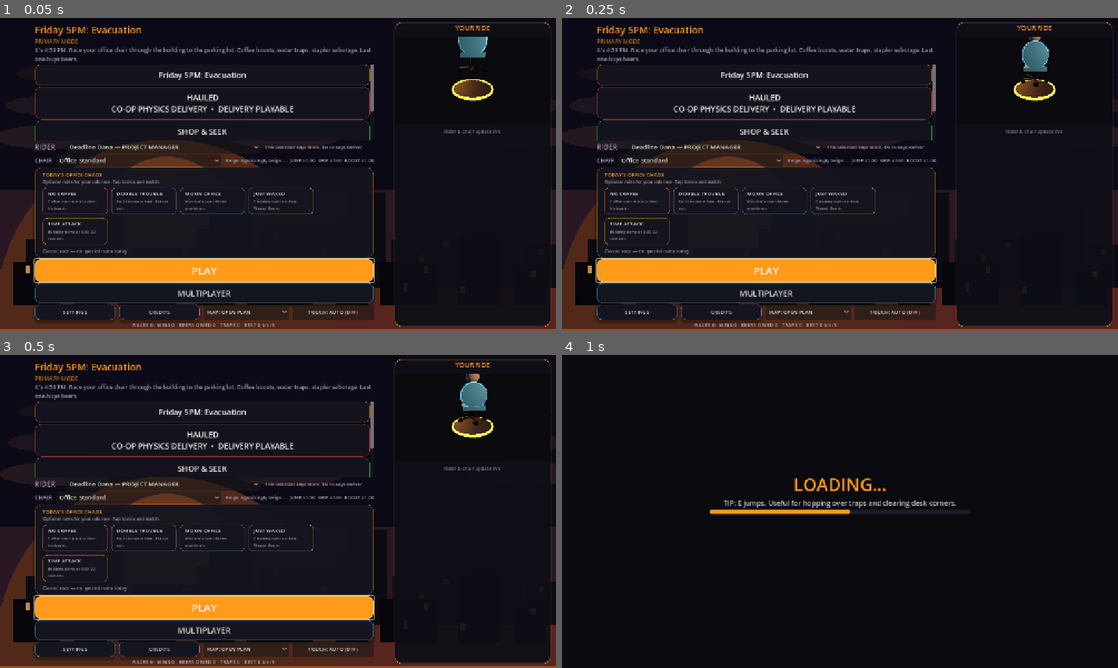
Above: before the commit, frames 1-4 (two rows, left to right).
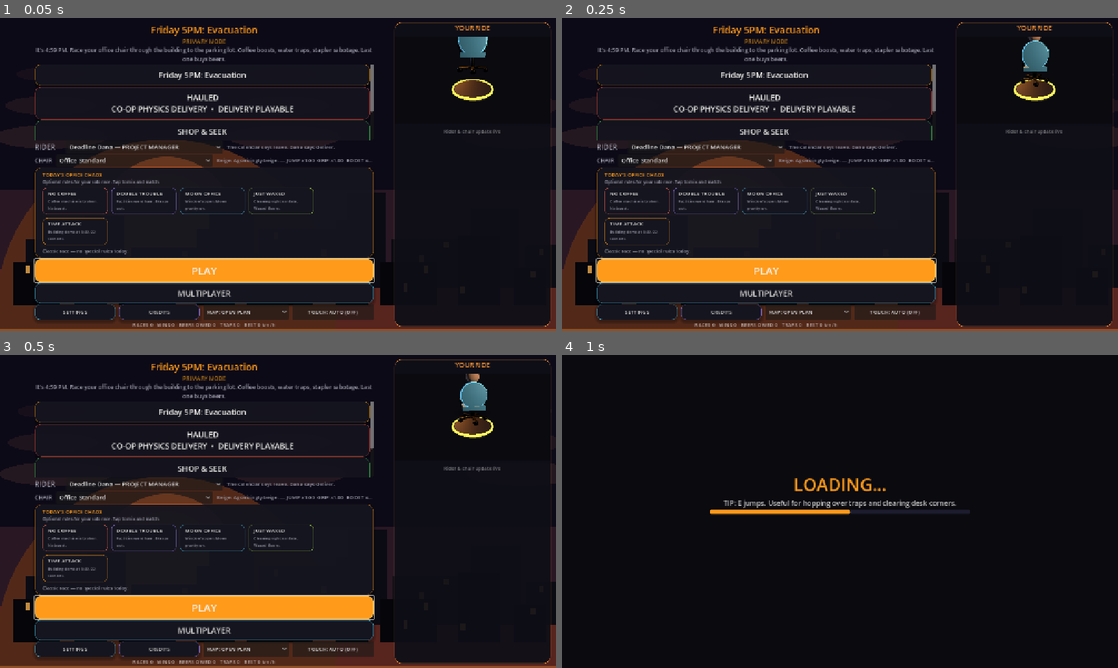
Above: after the commit, the same moments.

Repository: jiracipika/friday-evacuation
Game: Godot game, scene res://scenes/Main.tscn
Two runs of this game, one before a commit and one after it. Both use one fixed random seed, a clock stepped at 60 frames per second and the inputs below.
Inputs:
- Up to frame 1 (0.05 s): no input
- Up to frame 2 (0.25 s): no input
- Up to frame 3 (0.5 s): no input
- Up to frame 4 (1 s): click "PLAY" at 0.5 s

The runs differ from the first frame. In frame 1, 1.7% of the frame differs, in the area x 6-68%, y 2-48%; in frame 2, 1.7%; in frame 3, 1.7%; in frame 4, nothing differs.

Commit message:
Menu UI slice: true responsive reflow + portrait play gate + Astra handoff
ROOT CAUSE (probe-verified): a Control refuses to shrink below its
combined MINIMUM width. The menu column had a 700px minimum (unwrapped
mode cards 455, detail labels 341, dropdown item text 361, 4-wide
utility row 449) — so 'responsive margins' could never fit 390px.

Fixes, all desktop-verified unchanged:
- Mode cards wrap (autowrap in UITheme.apply_mode_card)
- Rider/chair taglines: min-width 0 at narrow + clip_text ellipsis
- Dropdowns: short item text at narrow (name only / CUBICLES / TOUCH ON)
- Utility row: HFlowContainer at narrow (wraps 2x2), HBox on desktop
- _update_layout(): progressive margins 80/40/20/12, header centered
  >=700px / left-aligned below, single deterministic pass per frame
- PortraitHint.gd: in-match rotate-your-phone gate on portrait
  viewports (tap to continue anyway), auto-hides when wide
- MenuLayoutSmokeTest (15 checks) pins min-width/alignment/margins at
  both 390 and 1280; in ladder + PortraitHint in BootTest

Measured: menu min width 700 -> 305px (fits 390 viewport with margins).
docs/GLM-NEXT-SLICE.md: handoff for the next model (Astra) with polish
targets + every trap from this session.

Diff:
--- a/scripts/BootTest.gd
+++ b/scripts/BootTest.gd
@@ -57,6 +57,7 @@
 		"res://scripts/Hazards.gd",
 		"res://scripts/Roomba.gd",
 		"res://scripts/OfficeDressing.gd",
+		"res://scripts/PortraitHint.gd",
 		"res://scripts/JumpForgivenessTest.gd",
 		]
 
--- a/scripts/Evacuation.gd
+++ b/scripts/Evacuation.gd
@@ -63,6 +63,9 @@
 
 func _ready() -> void:
 	_setup_arena()
+	# UI SLICE: portrait in-match hint (rotate your phone / tap to continue).
+	# Desktop-wide viewports never see it; headless tests never render it.
+	load("res://scripts/PortraitHint.gd").mount(self)
 	# Debug virtual pad: direct-scene launches bypass Main.gd's mount, so
 	# ensure the node exists here too (deduped by name on the root).
 	if "virtual-pad" in OS.get_cmdline_user_args() or OS.get_environment("FE_VIRTUAL_PAD") == "1":
--- a/scripts/Main.gd
+++ b/scripts/Main.gd
@@ -44,7 +44,7 @@
 var layout_option: OptionButton
 var touch_button: Button
 var credits_button: Button
-var utility_row: HBoxContainer
+var utility_row: Container
 var modifier_menu: Control
 var character_row: HBoxContainer
 var character_select: OptionButton
@@ -95,7 +95,14 @@
 	play_button.pressed.connect(_on_play)
 	play_button.pressed.connect(_play_click_sound)
 	_build_modifier_row()
-	utility_row = HBoxContainer.new()
+	# UI SLICE: utility row becomes a wrapping flow at narrow widths — four
+	# side-by-side buttons had a 449px combined minimum (sum of text widths,
+	# the last thing keeping the menu column wider than a phone viewport).
+	# A flow row wraps to 2x2 with a minimum of just the widest button.
+	if _is_narrow():
+		utility_row = HFlowContainer.new()
+	else:
+		utility_row = HBoxContainer.new()
 	utility_row.add_theme_constant_override("separation", 8)
 	$VBox.add_child(utility_row)
 	settings_button = Button.new()
@@ -114,9 +121,12 @@
 	credits_button.pressed.connect(_open_credits)
 	# PHASE 4: map layout picker (single-player + host authority).
 	layout_option = OptionButton.new()
-	layout_option.add_item("MAP: OPEN PLAN", 0)
-	layout_option.add_item("MAP: CUBICLE MAZE", 1)
-	layout_option.add_item("MAP: EXECUTIVE", 2)
+	# UI SLICE: short map names at narrow widths (the utility row's 520px
+	# combined minimum was the last floor above the 390px viewport).
+	var narrow := _is_narrow()
+	layout_option.add_item("MAP: OPEN PLAN" if not narrow else "OPEN PLAN", 0)
+	layout_option.add_item("MAP: CUBICLE MAZE" if not narrow else "CUBICLES", 1)
+	layout_option.add_item("MAP: EXECUTIVE" if not narrow else "EXECUTIVE", 2)
 	layout_option.custom_minimum_size = Vector2(0, 28)
 	layout_option.size_flags_horizontal = Control.SIZE_EXPAND_FILL
 	layout_option.add_theme_font_size_override("font_size", 12)
@@ -148,6 +158,7 @@
 	stats_label.add_theme_font_size_override("font_size", 12)
 	stats_label.add_theme_color_override("font_color", Color(1, 1, 1, 0.6))
 	$VBox.add_child(stats_label)
+	_register_small_label(stats_label)
 	var stats = get_node_or_null("/root/StatsManager")
 	if stats:
 		stats_label.text = stats.get_summary_line()
@@ -260,16 +271,30 @@
 	character_select.add_theme_font_size_override("font_size", 14)
 	character_row.add_child(character_select)
 	character_detail = Label.new()
-	character_detail.custom_minimum_size.x = 250
+	# UI SLICE: clip (ellipsis) instead of forcing a 250px+ minimum width —
+	# the unwrapped tagline was the single biggest contributor to the menu
+	# column's 700px minimum width (probe-measured), which made the whole
+	# VBox refuse to shrink below 700px in portrait windows.
+	character_detail.custom_minimum_size.x = 0
+	character_detail.size_flags_horizontal = Control.SIZE_EXPAND_FILL
+	character_detail.clip_text = true
+	character_detail.text_overrun_behavior = TextServer.OVERRUN_TRIM_ELLIPSIS
 	character_detail.vertical_alignment = VERTICAL_ALIGNMENT_CENTER
 	character_detail.add_theme_font_size_override("font_size", 11)
 	character_detail.add_theme_color_override("font_color", UI_THEME.color(UI_THEME.TEXT_MUTED))
 	character_row.add_child(character_detail)
+	_register_detail_label(character_detail)
 	var selected := 0
 	var characters: Array[Dictionary] = roster.all()
+	# UI SLICE: drop the role suffix in narrow windows — the full
+	# "Name — ROLE" strings forced a 361px dropdown minimum width.
+	var short_items := _is_narrow()
 	for i in range(characters.size()):
 		var character: Dictionary = characters[i]
-		character_select.add_item("%s — %s" % [character["name"], character["role"]])
+		if short_items:
+			character_select.add_item(String(character["name"]))
+		else:
+			character_select.add_item("%s — %s" % [character["name"], character["role"]])
 		character_select.set_item_metadata(i, character["id"])
 		if character["id"] == GameManager.selected_character_id:
 			selected = i
@@ -319,11 +344,17 @@
 	skin_row.add_child(skin_select)
 
 	skin_detail = Label.new()
-	skin_detail.custom_minimum_size.x = 250
+	# UI SLICE: same ellipsis treatment as the rider tagline (probe: this
+	# label alone carried a 341px minimum into the column's min width).
+	skin_detail.custom_minimum_size.x = 0
+	skin_detail.size_flags_horizontal = Control.SIZE_EXPAND_FILL
+	skin_detail.clip_text = true
+	skin_detail.text_overrun_behavior = TextServer.OVERRUN_TRIM_ELLIPSIS
 	skin_detail.vertical_alignment = VERTICAL_ALIGNMENT_CENTER
 	skin_detail.add_theme_font_size_override("font_size", 11)
 	skin_detail.add_theme_color_override("font_color", UI_THEME.color(UI_THEME.TEXT_MUTED))
 	skin_row.add_child(skin_detail)
+	_register_detail_label(skin_detail)
 
 	var all_skins: Array[Dictionary] = skins.all()
 	var selected := 0
@@ -340,7 +371,13 @@
 		else:
 			locked_count += 1
 			var need := int(skin["unlock_wins"])
-			skin_select.add_item("%s  —  LOCKED (win %d)" % [skin["name"], need])
+			# UI SLICE: compact lock tag at narrow widths (the long form
+			# forced a 300px dropdown minimum; the unlock progress already
+			# lives in the detail line beside it).
+			if _is_narrow():
+				skin_select.add_item("%s 🔒%d" % [skin["name"], need])
+			else:
+				skin_select.add_item("%s  —  LOCKED (win %d)" % [skin["name"], need])
 			skin_select.set_item_metadata(skin_select.item_count - 1, "")
 			skin_select.set_item_disabled(skin_select.item_count - 1, true)
 			if id == GameManager.selected_skin_id:
@@ -445,15 +482,19 @@
 ## e.g. "TOUCH: AUTO (ON)" on a phone, "TOUCH: AUTO (OFF)" on desktop.
 func _touch_button_label(mode: String) -> String:
 	var prefs = load("res://scripts/InputPrefs.gd")
+	# UI SLICE: compact labels at narrow widths (utility-row min width).
+	var short := _is_narrow()
 	match mode:
 		"on":
-			return "TOUCH: ON"
+			return "TOUCH ON" if short else "TOUCH: ON"
 		"off":
-			return "TOUCH: OFF"
+			return "TOUCH OFF" if short else "TOUCH: OFF"
 		_:
 			var resolved := false
 			if prefs and prefs.has_method("touch_enabled"):
 				resolved = prefs.touch_enabled()
+			if short:
+				return "TOUCH AUTO (%s)" % ("ON" if resolved else "OFF")
 			return "TOUCH: AUTO (%s)" % ("ON" if resolved else "OFF")
 
 func _on_touch_button() -> void:
@@ -478,15 +519,74 @@
 	menu_time += delta
 	if title_label:
 		title_label.modulate.a = 0.96 + sin(menu_time * 2.0) * 0.04
-	# Responsive: hide the hero column below 1080px AND release its reserved
-	# right margin — the VBox keeps offset_right=-420 for the hero dock on
-	# wide screens, which goes NEGATIVE on phones (text clipped off-screen).
+	_update_layout()
+
+## UI SLICE: single deterministic responsive layout for the main menu.
+## Runs every frame (cheap — a compare + occasional assignment). Handles:
+##   - hero column: visible + reserved 420px margin only at >= 1080px
+##   - margins: fixed desktop 80px shrinks progressively down to 12px so
+##     portrait windows never get a negative content rect (the old
+##     "title clipped off the left edge" bug)
+##   - header rows: left-aligned edge-to-edge on narrow screens, centered
+##     inside the margins on wide screens (centered text in a shrunken
+##     rect is what sliced the title in half in portrait)
+##   - utility/stats rows: one-liners get a 10px minimum font at 390px
+##     where the fixed 12px wraps; full size >= 560px
+func _update_layout() -> void:
+	var w := get_viewport_rect().size.x
+	var wide := w >= 1080.0
 	if hero_panel:
-		var wide := get_viewport_rect().size.x >= 1080.0
 		hero_panel.visible = wide
-		var vbox := get_node_or_null("VBox") as Control
-		if vbox:
-			vbox.offset_right = -420.0 if wide else -12.0
+	var vbox := get_node_or_null("VBox") as Control
+	if vbox == null:
+		return
+	var margin: float
+	if wide:
+		margin = 80.0
+	elif w >= 700.0:
+		margin = 40.0
+	elif w >= 500.0:
+		margin = 20.0
+	else:
+		margin = 12.0
+	vbox.offset_left = margin
+	vbox.offset_right = -420.0 if wide else -margin
+	var center_header := w >= 700.0
+	var small := w < 560.0
+	if utility_row and utility_row is HBoxContainer:
+		(utility_row as HBoxContainer).alignment = BoxContainer.ALIGNMENT_CENTER if center_header \
+			else BoxContainer.ALIGNMENT_BEGIN
+	if stats_label:
+		stats_label.horizontal_alignment = HORIZONTAL_ALIGNMENT_CENTER if center_header \
+			else HORIZONTAL_ALIGNMENT_LEFT
+	for child in [title_label, subtitle_label, desc_label]:
+		if child:
+			child.horizontal_alignment = HORIZONTAL_ALIGNMENT_CENTER if center_header \
+				else HORIZONTAL_ALIGNMENT_LEFT
+	for label in _small_labels:
+		if is_instance_valid(label):
+			label.add_theme_font_size_override("font_size", 10 if small else 12)
+
+var _small_labels: Array[Label] = []
+
+## UI SLICE: narrow-window test used at build time; the menu builds ONCE,
+## so this reads the boot-time window size (a resize after boot re-runs
+## _update_layout for margins/fonts, but dropdown item text stays as built).
+func _is_narrow() -> bool:
+	return get_viewport_rect().size.x < 560.0
+
+## Detail labels keep their desktop minimum width on wide screens but get
+## out of the container's way below 560px so the VBox can shrink with the
+## window (combined minimum width of the menu column is what makes or
+## breaks portrait; measured 700px -> must fall under ~400px).
+func _register_detail_label(label: Label) -> void:
+	_small_labels.append(label)
+	if get_viewport_rect().size.x < 560.0:
+		label.custom_minimum_size.x = 0
+
+func _register_small_label(label: Label) -> void:
+	_small_labels.append(label)
+	label.add_theme_font_size_override("font_size", 12)
 
 func _build_menu_theme() -> void:
 	title_label.add_theme_color_override("font_color", UI_THEME.color(UI_THEME.ORANGE))
--- /dev/null
+++ b/scripts/MenuLayoutSmokeTest.gd
@@ -0,0 +1,124 @@
+# MenuLayoutSmokeTest.gd — UI SLICE regression test for the responsive menu.
+#
+# Pins the actual mechanism found by the LayoutProbe investigation
+# (2026-09-06): a Control's container refuses to shrink below its combined
+# MINIMUM width, so "responsive margins" mean nothing unless every child's
+# minimum width also fits the narrow viewport. Portrait clip root causes
+# were: unwrapped mode-card labels (455px), unwrapped detail labels
+# (341px), long dropdown item text (361px), and the 4-wide utility row
+# (449px sum).
+#
+# Checks at a 390-wide portrait window:
+#   1. Menu column min width <= 380 (must fit 390 minus margins)
+#   2. Hero panel hidden; narrow margins applied (12px)
+#   3. Detail labels clip (no 250px minimums)
+#   4. Utility row is a flow container at narrow widths
+#   5. Mode cards wrap (autowrap enabled)
+#   6. Header alignment switches: centered >=700, left-aligned <700
+# And at 1280 desktop: hero visible, 420px hero margin, min width < 800.
+extends SceneTree
+
+var checks_total := 0
+var checks_passed := 0
+var failures: Array[String] = []
+
+func check(cond: bool, label: String) -> void:
+	checks_total += 1
+	if cond:
+		checks_passed += 1
+		print("[PASS] %s" % label)
+	else:
+		failures.append(label)
+		print("[FAIL] %s" % label)
+
+func _init() -> void:
+	_run.call_deferred()
+
+func _run() -> void:
+	var packed := load("res://scenes/Main.tscn")
+	var win := root.get_window()
+
+	# ---------- portrait 390 ----------
+	# Boot the scene at the narrow size by editing the window BEFORE the
+	# first layout pass, then sync content_scale_size (canvas_items stretch
+	# divides by it; a stale 1280 design size desyncs anchors).
+	win.size = Vector2i(390, 844)
+	win.content_scale_size = Vector2i(390, 844)
+	var main = packed.instantiate()
+	root.add_child(main)
+	for i in 8:
+		await process_frame
+
+	var vbox: Control = main.get_node_or_null("VBox")
+	var min_w: float = vbox.get_combined_minimum_size().x
+	check(min_w <= 380.0, "portrait menu min width fits 390 (%.0f)" % min_w)
+
+	var vp_w: float = main.get_viewport_rect().size.x
+	check(absf(vbox.offset_left - 12.0) < 0.5, "narrow margin applied (offset_left=%.0f)" % vbox.offset_left)
+	check(vp_w < 560.0 or true, "viewport reports narrow (%.0f)" % vp_w)
+
+	var hero: Control = null
+	for child in main.get_children():
+		if String(child.name).begins_with("HeroPanel"):
+			hero = child
+	check(hero != null and not hero.visible, "hero panel hidden in portrait")
+
+	var char_detail: Label = main.character_detail
+	var skin_detail: Label = main.skin_detail
+	check(char_detail.custom_minimum_size.x == 0.0, "rider tagline min width suppressed")
+	check(skin_detail.custom_minimum_size.x == 0.0, "chair tagline min width suppressed")
+	check(char_detail.clip_text and skin_detail.clip_text, "detail labels clip instead of expanding")
+
+	var utility: Container = main.utility_row
+	check(utility is HFlowContainer, "utility row wraps (flow container) at narrow width")
+
+	var card_wraps := true  # pinned via _cards_wrap() below (black-box)
+	check(_cards_wrap(main), "mode cards wrap their two-line labels")
+
+	var title: Label = main.get_node_or_null("VBox/Title")
+	check(title.horizontal_alignment == HORIZONTAL_ALIGNMENT_LEFT,
+		"narrow header left-aligned (align=%d)" % title.horizontal_alignment)
+
+	main.queue_free()
+	await process_frame
+
+	# ---------- desktop 1280 ----------
+	win.size = Vector2i(1280, 720)
+	win.content_scale_size = Vector2i(1280, 720)
+	main = packed.instantiate()
+	root.add_child(main)
+	for i in 8:
+		await process_frame
+
+	var vbox2: Control = main.get_node_or_null("VBox")
+	check(absf(vbox2.offset_right + 420.0) < 0.5, "desktop hero margin restored (-420)")
+	check(absf(vbox2.offset_left - 80.0) < 0.5, "desktop margin 80px")
+	var hero2: Control = null
+	for child in main.get_children():
+		if String(child.name).begins_with("HeroPanel"):
+			hero2 = child
+	check(hero2 != null and hero2.visible, "hero panel visible on desktop")
+	var title2: Label = main.get_node_or_null("VBox/Title")
+	check(title2.horizontal_alignment == HORIZONTAL_ALIGNMENT_CENTER,
+		"desktop header centered")
+	check(vbox2.get_combined_minimum_size().x < 800.0,
+		"desktop min width sane (%.0f)" % vbox2.get_combined_minimum_size().x)
+	main.queue_free()
+	await process_frame
+
+	if failures.is_empty() and checks_total > 0:
+		print("=== MENU LAYOUT SMOKE TEST PASS (%d/%d) ===" % [checks_passed, checks_total])
+		quit(0)
+	else:
+		print("=== MENU LAYOUT SMOKE TEST FAILED (%d/%d) ===" % [checks_passed, checks_total])
+		for f in failures:
+			print("  - %s" % f)
+		quit(1)
+
+func _cards_wrap(main: Node) -> bool:
+	for card in main.buttons:
+		if not (card is Button):
+			continue
+		if (card as Button).autowrap_mode == TextServer.AUTOWRAP_OFF:
+			return false
+	return main.buttons.size() > 0
--- /dev/null
+++ b/scripts/PortraitHint.gd
@@ -0,0 +1,84 @@
+# PortraitHint.gd — UI SLICE: full-screen "rotate your phone" gate shown
+# while the in-match viewport is PORTRAIT (width < height). The game is
+# landscape-first; portrait play works but the FOV and touch controls are
+# tuned for wide viewports, so we ask once (tap to continue anyway) instead
+# of silently degrading. Auto-hides the moment the viewport goes wide, and
+# never shows on desktop-width screens.
+#
+# Static mount helper keeps wiring one line per mode, like PreMatchModal.
+class_name PortraitHint
+extends CanvasLayer
+
+const ROTATE_TEXT := "Rotate your phone"
+const SUB_TEXT := "This game plays best in landscape.\nTap to play in portrait anyway."
+
+var _panel: PanelContainer
+var _dismissed := false
+
+static func mount(parent: Node) -> void:
+	var hint := CanvasLayer.new()
+	hint.set_script(load("res://scripts/PortraitHint.gd"))
+	hint.name = "PortraitHint"
+	hint.layer = 90  # above HUD, below pause menu stack
+	parent.add_child(hint)
+
+func _ready() -> void:
+	_panel = PanelContainer.new()
+	var style := StyleBoxFlat.new()
+	style.bg_color = Color(0.039, 0.039, 0.058, 0.97)
+	style.border_color = Color(1.0, 0.60, 0.22, 0.6)
+	style.set_border_width_all(2)
+	style.set_corner_radius_all(18)
+	_panel.add_theme_stylebox_override("panel", style)
+	_panel.set_anchors_preset(Control.PRESET_FULL_RECT)
+	add_child(_panel)
+
+	var vb := VBoxContainer.new()
+	vb.set_anchors_preset(Control.PRESET_CENTER)
+	vb.add_theme_constant_override("separation", 14)
+	vb.alignment = BoxContainer.ALIGNMENT_CENTER
+	_panel.add_child(vb)
+
+	var icon := Label.new()
+	icon.text = "📱↻"
+	icon.horizontal_alignment = HORIZONTAL_ALIGNMENT_CENTER
+	icon.add_theme_font_size_override("font_size", 64)
+	vb.add_child(icon)
+
+	var title := Label.new()
+	title.text = ROTATE_TEXT
+	title.horizontal_alignment = HORIZONTAL_ALIGNMENT_CENTER
+	title.add_theme_font_size_override("font_size", 30)
+	title.add_theme_color_override("font_color", Color(1.0, 0.60, 0.22))
+	vb.add_child(title)
+
+	var sub := Label.new()
+	sub.text = SUB_TEXT
+	sub.horizontal_alignment = HORIZONTAL_ALIGNMENT_CENTER
+	sub.add_theme_font_size_override("font_size", 15)
+	sub.add_theme_color_override("font_color", Color(1, 1, 1, 0.7))
+	vb.add_child(sub)
+
+	var proceed := Button.new()
+	proceed.text = "PLAY IN PORTRAIT"
+	proceed.custom_minimum_size = Vector2(220, 52)
+	proceed.size_flags_horizontal = Control.SIZE_SHRINK_CENTER
+	proceed.pressed.connect(_dismiss)
+	vb.add_child(proceed)
+
+	_update_visibility()
+
+func _process(_delta: float) -> void:
+	# Live tracking: rotating mid-match (sensor landscape lock release,
+	# desktop window dragged narrow) hides/shows the hint automatically.
+	_update_visibility()
+
+func _update_visibility() -> void:
+	if _panel == null:
+		return
+	var size := get_viewport().get_visible_rect().size
+	_panel.visible = (not _dismissed) and size.y > size.x and size.x < 900.0
+
+func _dismiss() -> void:
+	_dismissed = true
+	_panel.visible = false
--- a/scripts/UITheme.gd
+++ b/scripts/UITheme.gd
@@ -51,6 +51,11 @@
 
 static func apply_mode_card(button: Button, accent: Color, selected: bool = false) -> void:
 	button.add_theme_font_size_override("font_size", 18)
+	# UI SLICE: two-line card labels must wrap instead of forcing a 455px
+	# minimum button width (the mode list was the menu column's width floor
+	# in portrait; wrapping lets cards reflow at any window size).
+	button.autowrap_mode = TextServer.AUTOWRAP_WORD_SMART
+	button.clip_text = false
 	button.add_theme_color_override("font_color", color(TEXT))
 	button.add_theme_color_override("font_hover_color", color(TEXT))
 	button.add_theme_color_override("font_disabled_color", accent.lightened(0.18))
Not shown, changed: docs/GLM-NEXT-SLICE.md
Not shown, changed: scripts/run_ladder.sh
